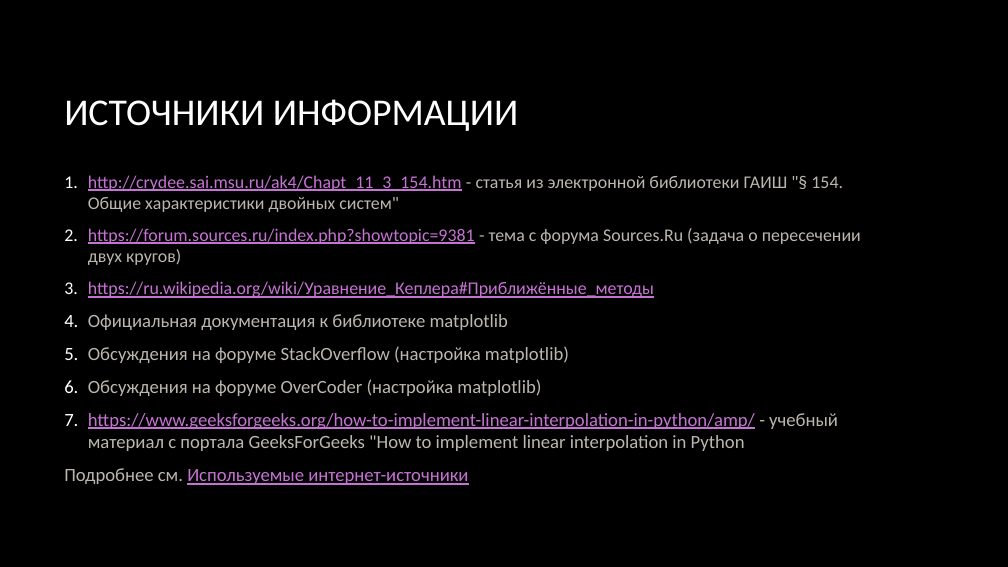
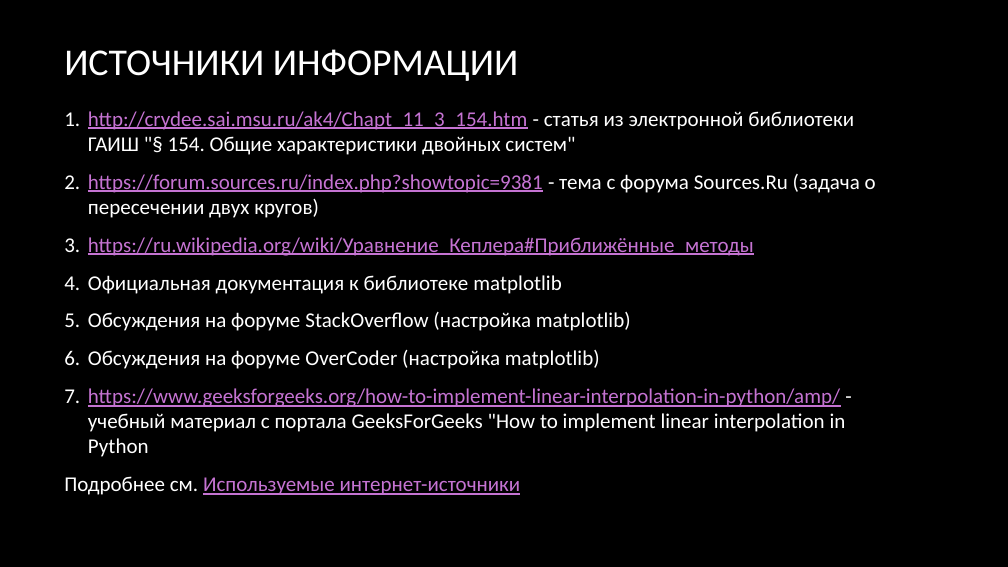
Before and after one commit to wsadqert/scientificProject, a slide deck: slide 10 of src/Компьютерное моделирование кривой блеска затменной звёздной системы.pptx (slide 5 before the commit). Drawn at 1008x567 pixels with LibreOffice and Linux fonts; fonts in the diff are those of the drawing; background and template pictures are left out. Boxes give left, top, right and bottom in pixels: in the first picture for what was removed or moved away, otherwise in the second. Text is boxed around its words. In the diff, an @@ line names an element or a change of style, - is before the commit and + after.

```diff
--- a/src/Компьютерное моделирование кривой блеска затменной звёздной системы.pptx
+++ b/src/Компьютерное моделирование кривой блеска затменной звёздной системы.pptx
@@ title "ИСТОЧНИКИ ИНФОРМАЦИИ": place and size @@
-title "ИСТОЧНИКИ ИНФОРМАЦИИ" at <box>64,99,518,131</box>
+title "ИСТОЧНИКИ ИНФОРМАЦИИ" at <box>64,49,518,81</box>
@@ text "http://crydee.sai.msu.ru/ak4/Chapt_11_3_154.htm - статья из  ...": place and size @@
-text "http://crydee.sai.msu.ru/ak4/Chapt_11_3_154.htm - статья из  ..." at <box>64,175,861,485</box>
+text "http://crydee.sai.msu.ru/ak4/Chapt_11_3_154.htm - статья из  ..." at <box>64,111,876,495</box>
@@ text "http://crydee.sai.msu.ru/ak4/Chapt_11_3_154.htm - статья из  ..." at <box>64,111,876,495</box>: size 17.1 to 20 pt in "http://crydee.sai.msu.ru/ak4/Chapt_11_3_154.htm - статья из  ...", "https://forum.sources.ru/index.php?showtopic=9381 - тема с ф ...", "https://ru.wikipedia.org/wiki/Уравнение_Кеплера#Приближённые ..."; text colour #BCB7AE to #FFFFFF in "- статья из электронной библиотеки ГАИШ "§ ...", "- тема с форума Sources.Ru (задача о ...", "Официальная документация к библиотеке matplotlib", "Обсуждения на форуме StackOverflow (настройка matplotlib)" and 3 more places; size 17.8 to 20 pt in "Официальная документация к библиотеке matplotlib", "Обсуждения на форуме StackOverflow (настройка matplotlib)", "Обсуждения на форуме OverCoder (настройка matplotlib)", "https://www.geeksforgeeks.org/how-to-implement-linear-interp ..." and 1 more places; more space between paragraphs @@
```
Also in this commit, not shown: 2 other slides changed, 6 slides added, 1 slide removed.
